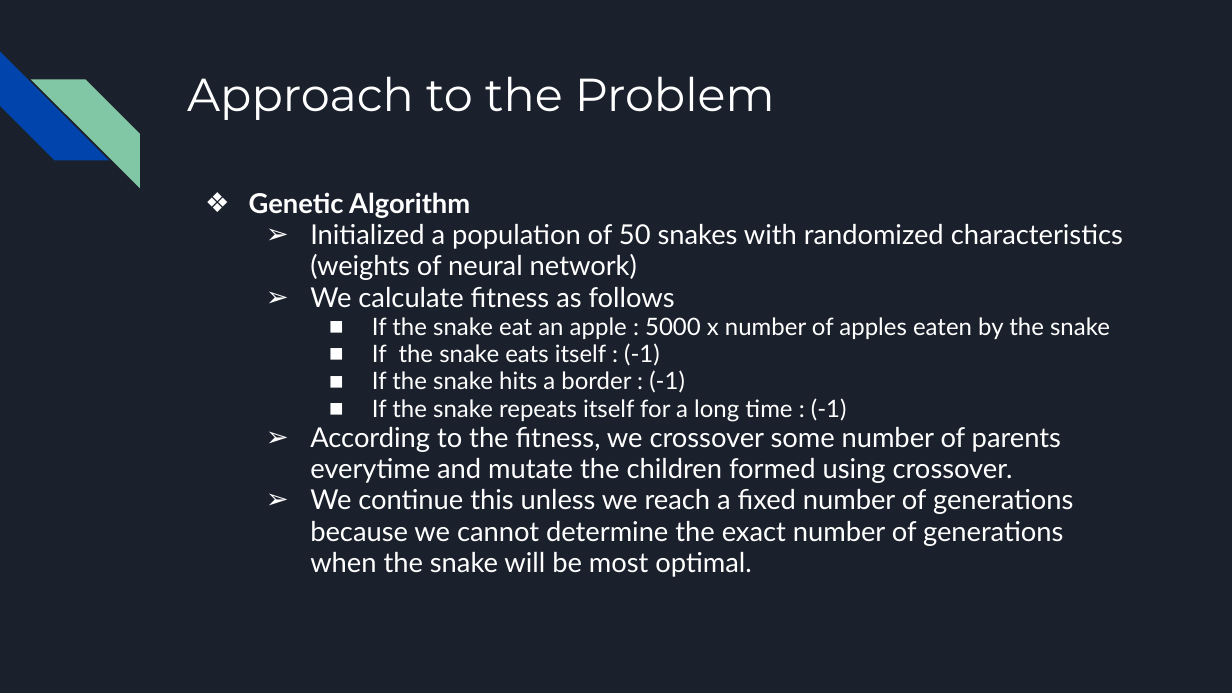
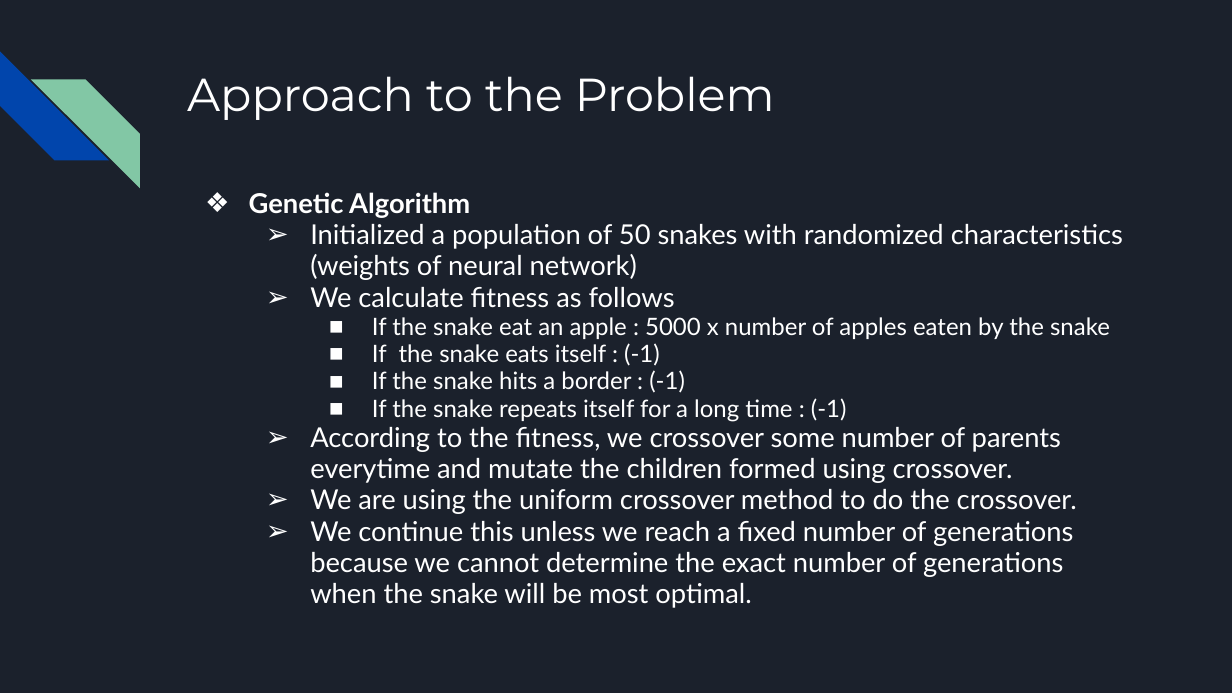
Before and after one commit to shaan2610/Snake-game-using-genetic-algo-and-NN, a slide deck: slide 8 of Soft Computing Project ppt.pptx. Drawn at 1232x693 pixels with LibreOffice and Linux fonts; fonts in the diff are those of the drawing. Boxes give left, top, right and bottom in pixels: in the first picture for what was removed or moved away, otherwise in the second. Text is boxed around its words. In the diff, an @@ line names an element or a change of style, - is before the commit and + after.

```diff
--- a/Soft Computing Project ppt.pptx
+++ b/Soft Computing Project ppt.pptx
@@ text at (310,489,1077,514): paragraph added @@
+  ➢ We are using the uniform crossover method to do the crossover.
```
Also in this commit, not shown: 1 other slide changed.
